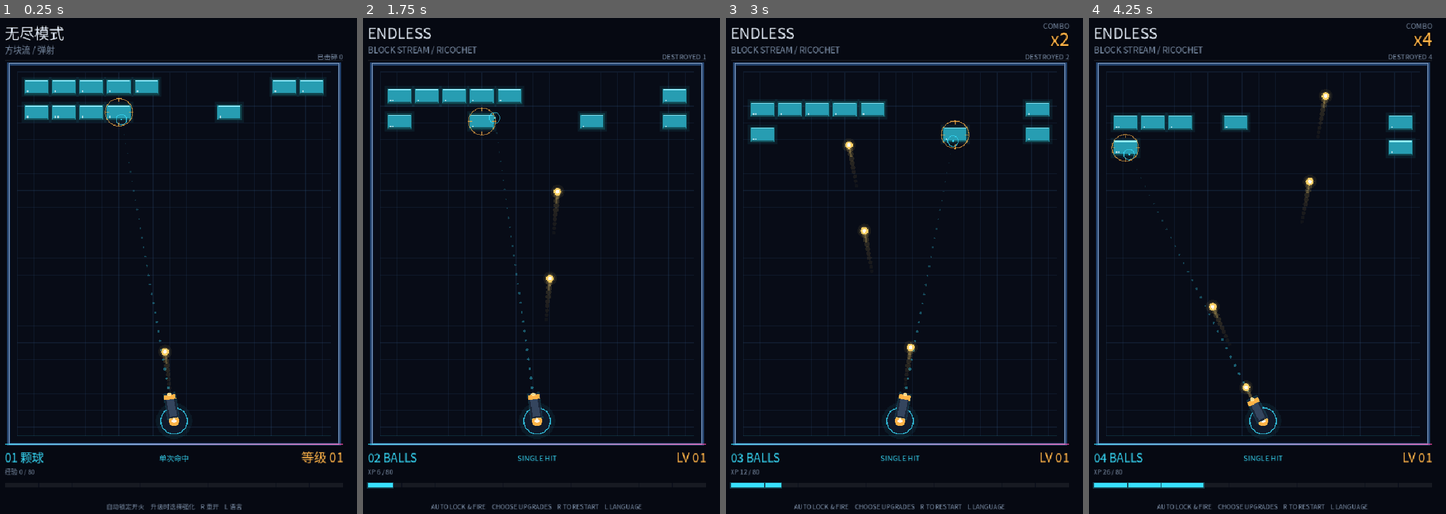
Above: before the commit, frames 1-4 (left to right).
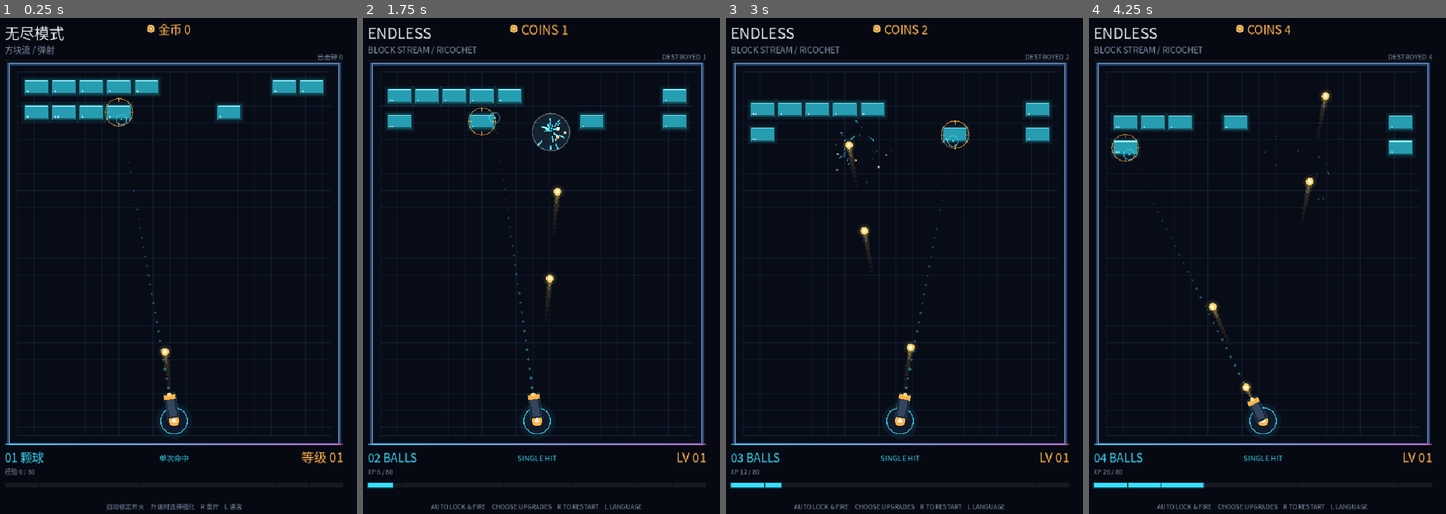
Above: after the commit, the same moments.

Repository: soryu-ryouji/build-shoot
Game: Godot game, scene res://scenes/main.tscn
Two runs of this game, one before a commit and one after it. Both use one fixed random seed, a clock stepped at 60 frames per second and the inputs below.
Inputs:
- Up to frame 1 (0.25 s): no input
- Up to frame 2 (1.75 s): tap Enter at 0.5 s; tap R at 0.6 s; tap L at 1.35 s
- Up to frame 3 (3 s): tap 1 at 2.1 s; tap 2 at 2.85 s
- Up to frame 4 (4.25 s): tap 3 at 3.6 s

The runs differ from the first frame. In frame 1, 0.1% of the frame differs, in the area x 40-54%, y 1-4%; in frame 2, 0.4%, in the area x 40-59%, y 1-27%; in frame 3, 0.3%; in frame 4, 0.3%.

Commit message:
feat: 添加命中粒子与金币系统

Diff:
--- a/i18n/en.json
+++ b/i18n/en.json
@@ -1,8 +1,6 @@
 {
   "hud.mode": "ENDLESS",
   "hud.tag": "BLOCK STREAM / RICOCHET",
-  "hud.combo": "COMBO",
-  "hud.combo_value": "x%d",
   "hud.destroyed": "DESTROYED %d",
   "hud.ball_one": "%02d BALL",
   "hud.ball_many": "%02d BALLS",
@@ -31,5 +29,8 @@
   "upgrade.salvage.name": "SALVAGE",
   "upgrade.salvage.desc": "+25% XP from blocks",
   "upgrade.big.name": "BIG GUNS",
-  "upgrade.big.desc": "+2 ball radius"
+  "upgrade.big.desc": "+2 ball radius",
+  "hud.coins": "COINS %d",
+  "hud.combo": "COMBO",
+  "hud.combo_value": "x%d"
 }
--- a/i18n/zh_CN.json
+++ b/i18n/zh_CN.json
@@ -1,8 +1,6 @@
 {
   "hud.mode": "无尽模式",
   "hud.tag": "方块流 / 弹射",
-  "hud.combo": "连击",
-  "hud.combo_value": "x%d",
   "hud.destroyed": "已击碎 %d",
   "hud.ball_one": "%02d 颗球",
   "hud.ball_many": "%02d 颗球",
@@ -31,5 +29,8 @@
   "upgrade.salvage.name": "回收",
   "upgrade.salvage.desc": "方块经验 +25%",
   "upgrade.big.name": "重炮",
-  "upgrade.big.desc": "弹球半径 +2"
+  "upgrade.big.desc": "弹球半径 +2",
+  "hud.coins": "金币 %d",
+  "hud.combo": "连击",
+  "hud.combo_value": "x%d"
 }
--- a/scripts/ball.gd
+++ b/scripts/ball.gd
@@ -106,10 +106,10 @@
 			# 穿透不消耗弹跳次数，穿过期间忽略这块，直到完全离开
 			pierce -= 1
 			_ignored[bid] = true
-			game.hit_block(bid, game.get_ball_damage(damage))
+			game.hit_block(bid, game.get_ball_damage(damage), 0, position)
 		else:
 			var reflected := _resolve_rect(rect)
-			game.hit_block(bid, game.get_ball_damage(damage))
+			game.hit_block(bid, game.get_ball_damage(damage), 0, position)
 			if reflected:
 				_spend_bounce()
 				if not alive:
--- a/scripts/blocks.gd
+++ b/scripts/blocks.gd
@@ -126,10 +126,17 @@
 			"destroyed": true,
 			"rect": block.rect,
 			"max_hp": int(block.max_hp),
+			"color": block.color,
 		}
 
 	queue_redraw()
-	return {"hit": true, "destroyed": false}
+	return {
+		"hit": true,
+		"destroyed": false,
+		"rect": block.rect,
+		"max_hp": int(block.max_hp),
+		"color": block.color,
+	}
 
 
 func _spawn_row(y: float) -> void:
--- /dev/null
+++ b/scripts/hit_effects.gd
@@ -0,0 +1,126 @@
+extends Node2D
+
+## 轻量命中特效：方块被击中时溅出火花，击碎时火花更大并附带金币碎屑。
+## 使用手写粒子而不是 CPUParticles2D，方便按方块颜色动态着色。
+
+const Palette = preload("res://scripts/palette.gd")
+
+const MAX_PARTICLES := 420
+
+var _particles: Array[Dictionary] = []
+var _flashes: Array[Dictionary] = []
+var _rng := RandomNumberGenerator.new()
+
+
+func _ready() -> void:
+	_rng.randomize()
+	z_index = 6
+	var mat := CanvasItemMaterial.new()
+	mat.blend_mode = CanvasItemMaterial.BLEND_MODE_ADD
+	material = mat
+
+
+func emit_hit(pos: Vector2, color: Color, destroyed: bool) -> void:
+	var count := 24 if destroyed else 9
+	for i in count:
+		_spawn(pos, color, destroyed, false)
+	if destroyed:
+		# 金币碎屑
+		for i in 5:
+			_spawn(pos, Palette.ACCENT, true, true)
+
+	# 中心闪光
+	var flash_life := 0.22 if destroyed else 0.14
+	_flashes.append({
+		"pos": pos,
+		"life": flash_life,
+		"max_life": flash_life,
+		"color": color.lerp(Color.WHITE, 0.35),
+		"radius": 30.0 if destroyed else 17.0,
+	})
+	while _flashes.size() > 40:
+		_flashes.pop_front()
+	queue_redraw()
+
+
+func count() -> int:
+	return _particles.size()
+
+
+func _spawn(pos: Vector2, color: Color, destroyed: bool, coin: bool) -> void:
+	var angle := _rng.randf_range(0.0, TAU)
+	var speed := _rng.randf_range(70.0, 240.0)
+	if destroyed:
+		speed *= 1.35
+	var life := _rng.randf_range(0.22, 0.45)
+	if destroyed:
+		life = _rng.randf_range(0.35, 0.75)
+	var size := _rng.randf_range(1.6, 3.6)
+	if destroyed:
+		size *= 1.15
+	if coin:
+		size = _rng.randf_range(2.4, 4.0)
+	_particles.append({
+		"pos": pos,
+		"vel": Vector2.from_angle(angle) * speed,
+		"life": life,
+		"max_life": life,
+		"size": size,
+		"color": color,
+		"coin": coin,
+	})
+	while _particles.size() > MAX_PARTICLES:
+		_particles.pop_front()
+
+
+func _process(delta: float) -> void:
+	if not _flashes.is_empty():
+		var flashes: Array[Dictionary] = []
+		for f in _flashes:
+			f.life = float(f.life) - delta
+			if float(f.life) > 0.0:
+				flashes.append(f)
+		_flashes = flashes
+
+	if _particles.is_empty():
+		queue_redraw()
+		return
+	var alive: Array[Dictionary] = []
+	for p in _particles:
+		var life := float(p.life) - delta
+		if life <= 0.0:
+			continue
+		p.life = life
+		var vel: Vector2 = p.vel
+		vel.y += 380.0 * delta
+		vel *= maxf(0.0, 1.0 - 2.5 * delta)
+		p.vel = vel
+		p.pos = Vector2(p.pos) + vel * delta
+		alive.append(p)
+	_particles = alive
+	queue_redraw()
+
+
+func _draw() -> void:
+	for f in _flashes:
+		var ft := clampf(float(f.life) / float(f.max_life), 0.0, 1.0)
+		var radius := float(f.radius) * (1.35 - 0.35 * ft)
+		var flash_col: Color = f.color
+		flash_col.a = 0.20 * ft
+		draw_circle(f.pos, radius, flash_col)
+		draw_arc(f.pos, radius, 0.0, TAU, 24, Color(1.0, 1.0, 1.0, 0.55 * ft), 2.0)
+
+	for p in _particles:
+		var t := clampf(float(p.life) / float(p.max_life), 0.0, 1.0)
+		var col: Color = p.color
+		col.a = t
+		var size := float(p.size) * (0.4 + 0.6 * t)
+		var pos: Vector2 = p.pos
+		var vel: Vector2 = p.vel
+		if bool(p.coin):
+			draw_circle(pos, size * 0.8, col)
+			draw_arc(pos, size * 0.8, 0.0, TAU, 12, Color(1.0, 1.0, 1.0, t * 0.6), 1.0)
+		else:
+			if vel.length_squared() > 1.0:
+				draw_line(pos, pos - vel.normalized() * size * 3.0, col, maxf(1.0, size))
+			draw_circle(pos, size * 0.6, col)
--- a/scripts/hud.gd
+++ b/scripts/hud.gd
@@ -1,6 +1,6 @@
 extends Control
 
-## 界面：顶部模式/连击/击碎数，底部球状态/等级/经验条，中间飘字。
+## 界面：顶部模式/金币/连击/击碎数，底部球状态/等级/经验条，中间飘字。
 ## 所有文案通过 I18n 的 key 读取，默认中文。
 
 const Palette = preload("res://scripts/palette.gd")
@@ -9,6 +9,7 @@
 
 var mode_label: Label
 var tag_label: Label
+var coins_label: Label
 var combo_caption: Label
 var combo_label: Label
 var destroyed_label: Label
@@ -22,6 +23,7 @@
 var _xp_ratio := 0.0
 var _toast_time := 0.0
 var _combo_pop := 0.0
+var _coin_pop := 0.0
 
 
 func _ready() -> void:
@@ -39,6 +41,9 @@
 	mode_label.add_theme_color_override("font_outline_color", Color(0.0, 0.0, 0.0, 0.6))
 
 	tag_label = _make_label(I18n.t("hud.tag"), Vector2(40, 56), Vector2(420, 26), 16, Palette.MUTED)
+
+	coins_label = _make_label(I18n.t("hud.coins", [0]), Vector2(330, 14), Vector2(190, 32), 22, Palette.ACCENT)
+	coins_label.pivot_offset = Vector2(0, 16)
 
 	combo_caption = _make_label(I18n.t("hud.combo"), Vector2(540, 12), Vector2(140, 20), 14, Palette.MUTED, HORIZONTAL_ALIGNMENT_RIGHT)
 	combo_label = _make_label("x1", Vector2(540, 22), Vector2(140, 44), 34, Palette.ACCENT, HORIZONTAL_ALIGNMENT_RIGHT)
@@ -97,6 +102,26 @@
 	if game == null:
 		return
 
+	coins_label.text = I18n.t("hud.coins", [int(game.coins)])
+	if _coin_pop > 0.0:
+		_coin_pop = maxf(0.0, _coin_pop - delta * 4.0)
+		coins_label.scale = Vector2.ONE * (1.0 + 0.15 * _coin_pop)
+	else:
+		coins_label.scale = Vector2.ONE
+
+	if int(game.combo) >= 2:
+		combo_caption.visible = true
+		combo_label.visible = true
+		combo_label.text = I18n.t("hud.combo_value", [int(game.combo)])
+		if _combo_pop > 0.0:
+			_combo_pop = maxf(0.0, _combo_pop - delta * 4.0)
+			combo_label.scale = Vector2.ONE * (1.0 + 0.28 * _combo_pop)
+		else:
+			combo_label.scale = Vector2.ONE
+	else:
+		combo_caption.visible = false
+		combo_label.visible = false
+
 	destroyed_label.text = I18n.t("hud.destroyed", [int(game.blocks.destroyed)])
 
 	var ball_count: int = game.active_balls.size()
@@ -115,30 +140,24 @@
 	xp_label.text = I18n.t("hud.xp", [int(game.xp), int(game.xp_needed)])
 	_xp_ratio = clampf(float(game.xp) / float(maxi(int(game.xp_needed), 1)), 0.0, 1.0)
 
-	if int(game.combo) >= 2:
-		combo_caption.visible = true
-		combo_label.visible = true
-		combo_label.text = I18n.t("hud.combo_value", [int(game.combo)])
-		if _combo_pop > 0.0:
-			_combo_pop = maxf(0.0, _combo_pop - delta * 4.0)
-			combo_label.scale = Vector2.ONE * (1.0 + 0.28 * _combo_pop)
-		else:
-			combo_label.scale = Vector2.ONE
-	else:
-		combo_caption.visible = false
-		combo_label.visible = false
-
 	if _toast_time > 0.0:
 		_toast_time -= delta
 		toast_label.modulate.a = clampf(_toast_time / 0.4, 0.0, 1.0)
 	else:
 		toast_label.modulate.a = 0.0
 
+	combo_caption.visible = false
+	combo_label.visible = false
+
 	queue_redraw()
 
 
 func pop_combo(_value: int) -> void:
 	_combo_pop = 1.0
+
+
+func pop_coins() -> void:
+	_coin_pop = 1.0
 
 
 func toast(text: String, color: Color) -> void:
@@ -151,6 +170,13 @@
 func _draw() -> void:
 	# 顶部分隔线
 	draw_line(Vector2(40, 90), Vector2(680, 90), Color(1, 1, 1, 0.06), 1.0)
+
+	# 金币图标
+	var coin_center := Vector2(316, 30)
+	draw_circle(coin_center, 9.5, Color(Palette.ACCENT.r, Palette.ACCENT.g, Palette.ACCENT.b, 0.10))
+	draw_circle(coin_center, 6.5, Palette.ACCENT.darkened(0.12))
+	draw_arc(coin_center, 6.5, 0.0, TAU, 24, Palette.ACCENT.lightened(0.5), 1.2)
+	draw_circle(coin_center, 2.0, Color(1.0, 0.95, 0.7, 0.9))
 
 	# 底部霓虹分隔线
 	var segments := 32
--- a/scripts/main.gd
+++ b/scripts/main.gd
@@ -9,6 +9,7 @@
 const Turret = preload("res://scripts/turret.gd")
 const Hud = preload("res://scripts/hud.gd")
 const UpgradeScreen = preload("res://scripts/upgrade_screen.gd")
+const HitEffects = preload("res://scripts/hit_effects.gd")
 
 enum State { PLAYING, UPGRADE }
 
@@ -27,6 +28,7 @@
 var blocks: Node2D
 var blocks_clip: Control
 var balls_layer: Node2D
+var effects: Node2D
 var turret: Node2D
 var hud: Control
 var upgrade_screen: CanvasLayer
@@ -36,6 +38,7 @@
 var level := 1
 var xp := 0
 var xp_needed := 80
+var coins := 0
 var combo := 0
 var combo_timer := 0.0
 var active_balls: Array = []
@@ -88,6 +91,10 @@
 	balls_layer.name = "Balls"
 	add_child(balls_layer)
 
+	effects = HitEffects.new()
+	effects.name = "HitEffects"
+	add_child(effects)
+
 	turret = Turret.new()
 	turret.name = "Turret"
 	turret.game = self
@@ -125,7 +132,6 @@
 		combo_timer -= delta
 		if combo_timer <= 0.0:
 			combo = 0
-
 
 func _update_auto_target() -> void:
 	if blocks == null or turret == null:
@@ -196,9 +202,16 @@
 
 # ---------------------------------------------------------------- 方块 / 经验
 
-func hit_block(id: int, amount: int, depth: int = 0) -> void:
+func hit_block(id: int, amount: int, depth: int = 0, hit_pos: Vector2 = Vector2.INF) -> void:
 	var res: Dictionary = blocks.damage(id, amount)
-	if not bool(res.get("hit", false)) or not bool(res.get("destroyed", false)):
+	if not bool(res.get("hit", false)):
+		return
+
+	var center: Vector2 = res.rect.get_center()
+	var fx_pos := center if hit_pos == Vector2.INF else hit_pos
+	effects.emit_hit(fx_pos, res.color, bool(res.destroyed))
+
+	if not bool(res.destroyed):
 		return
 
 	_reward_block(int(res.max_hp))
@@ -218,10 +231,12 @@
 func _reward_block(max_hp: int) -> void:
 	combo += 1
 	combo_timer = 2.4
+	coins += maxi(1, max_hp)
 	var combo_mult := 1.0 + minf((combo - 1) * 0.06, 1.0)
 	var gain := int(round((4.0 + max_hp * 2.0) * combo_mult * float(stats.salvage)))
 	add_xp(gain)
 	hud.pop_combo(combo)
+	hud.pop_coins()
 
 
 func add_xp(amount: int) -> void:
--- a/tools/smoke_test.gd
+++ b/tools/smoke_test.gd
@@ -27,6 +27,7 @@
 	if frame == 3:
 		_check(I18n.locale == "zh_CN", "default locale is Chinese")
 		_check(I18n.t("hud.ready") == "就绪", "Chinese translation loaded")
+		_check(I18n.t("hud.coins", [3]) == "金币 3", "coin translation loaded")
 		var missing := I18n.missing_keys("en")
 		_check(missing.is_empty(), "en locale has all keys: %s" % str(missing))
 		I18n.set_locale("en")
@@ -128,9 +129,14 @@
 	if frame == 240:
 		var target := _lowest_block()
 		var before_destroyed := int(main.blocks.destroyed)
+		var before_coins := int(main.coins)
+		var reward := int(target.max_hp)
+		var before_particles: int = int(main.effects.count())
 		main.hit_block(int(target.id), 999)
 		_check(int(main.blocks.destroyed) == before_destroyed + 1, "direct hit destroys a block")
 		_check(int(main.combo) > 0, "combo counted")
+		_check(int(main.coins) >= before_coins + reward, "block destruction awards coins")
+		_check(int(main.effects.count()) > before_particles, "hit spawns particles")
 		_resolve_all_upgrades()
 
 	if frame == 260:
Not shown, added: scripts/hit_effects.gd.uid
